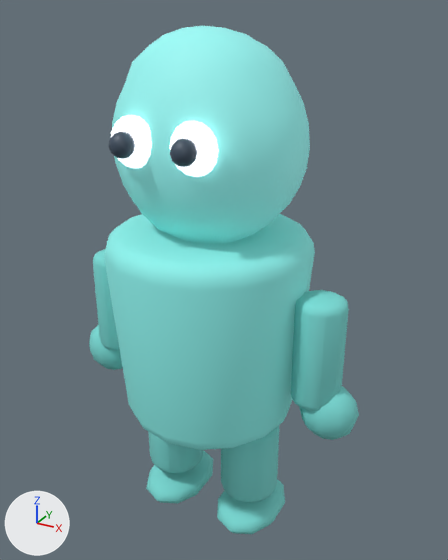
A saved change to the glTF model assets/models/characters/char_globbler_v2.glb.
One viewpoint serves both versions: a camera (50 mm lens) standing at (0.777, -1.334, 1.558) and looking at (0.021, 0.041, 0.87). Lighting does not change. The marker at lower left points along +X, +Y and +Z. The picture after the commit comes second. Where no turn or scale is listed for an object, it has been applied to the vertices.

Objects in the first picture: 'char_globbler_arm_L', 'char_globbler_arm_R', 'char_globbler_body', 'char_globbler_eye_L', 'char_globbler_eye_R', 'char_globbler_foot_L', 'char_globbler_foot_R', 'char_globbler_hand_L', 'char_globbler_hand_R', 'char_globbler_head', 'char_globbler_leg_L', 'char_globbler_leg_R' and 2 more.
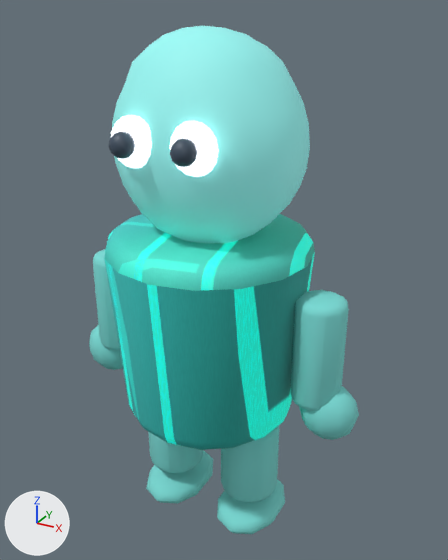
The change, as JSON lines over the scene's bpy script:
```json
{"op": "add", "block": "img_globbler_body_albedo", "code": ["img_globbler_body_albedo = load_image('globbler_body_albedo', '_unpacked/globbler_body_albedo', 1024, 1024, 'sRGB')"]}
{"op": "add", "block": "img_globbler_emission", "code": ["img_globbler_emission = load_image('globbler_emission', '_unpacked/globbler_emission', 1024, 1024, 'sRGB')"]}
{"block": "mat_mat_globbler_body", "where": "n0 = _N.new('ShaderNodeBsdfPrincipled'); n0.name = 'Principled BSDF'"}
{"op": "remove", "block": "mat_mat_globbler_body", "code": "n0.inputs[0].default_value = (0.25, 0.82, 0.78, 1.0)  # 'Base Color', cyan #89eae5"}
{"op": "remove", "block": "mat_mat_globbler_body", "code": "n0.inputs[27].default_value = (0.018, 0.0675, 0.063, 1.0)  # 'Emission Color', dark cyan #244947"}
{"op": "add", "block": "mat_mat_globbler_body", "code": "n2 = _N.new('ShaderNodeTexImage'); n2.name = 'Image Texture'"}
{"op": "add", "block": "mat_mat_globbler_body", "code": "n2.image = img_globbler_emission"}
{"op": "add", "block": "mat_mat_globbler_body", "code": "n3 = _N.new('ShaderNodeTexImage'); n3.name = 'Image Texture.001'"}
{"op": "add", "block": "mat_mat_globbler_body", "code": "n3.image = img_globbler_body_albedo"}
{"op": "add", "block": "mat_mat_globbler_body", "code": "_L.new(n2.outputs[0], n0.inputs[27])  # 'Color' to 'Emission Color'"}
{"op": "add", "block": "mat_mat_globbler_body", "code": "_L.new(n3.outputs[0], n0.inputs[0])  # 'Color' to 'Base Color'"}
```

Location of each change, [x1, y1, x2, y2] in pixels of the pictures (448 x 560 px):
```json
{"object": "char_globbler_body", "change": "surface changed", "before": [104, 214, 315, 450], "after": [104, 214, 315, 450], "on screen": "darker"}
```
